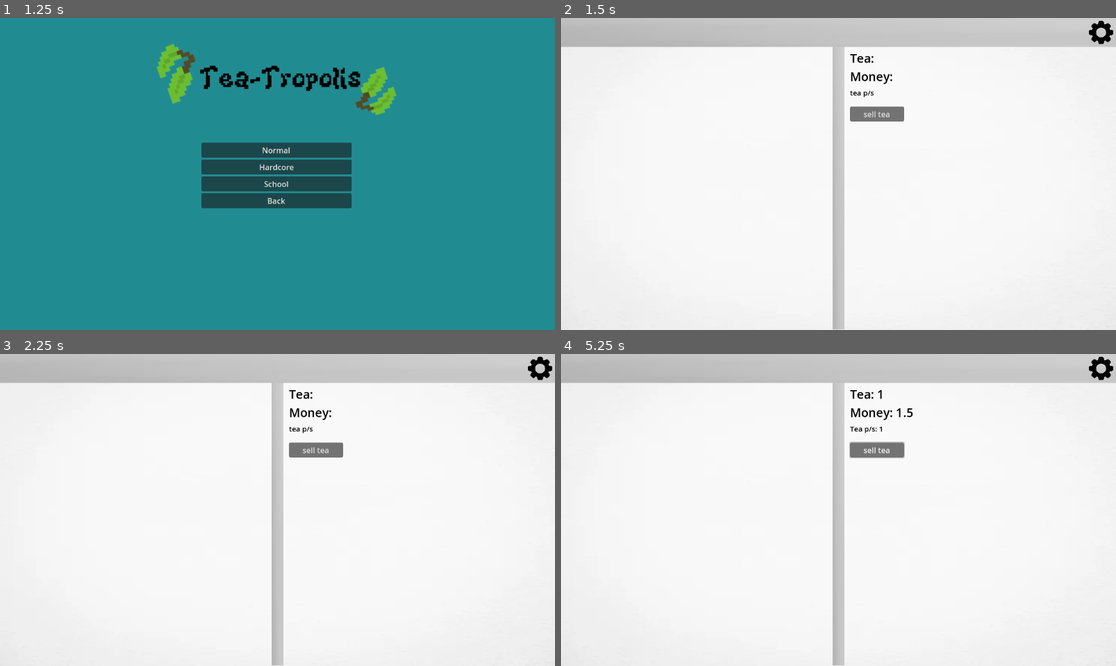
Above: before the commit, frames 1-4 (two rows, left to right).
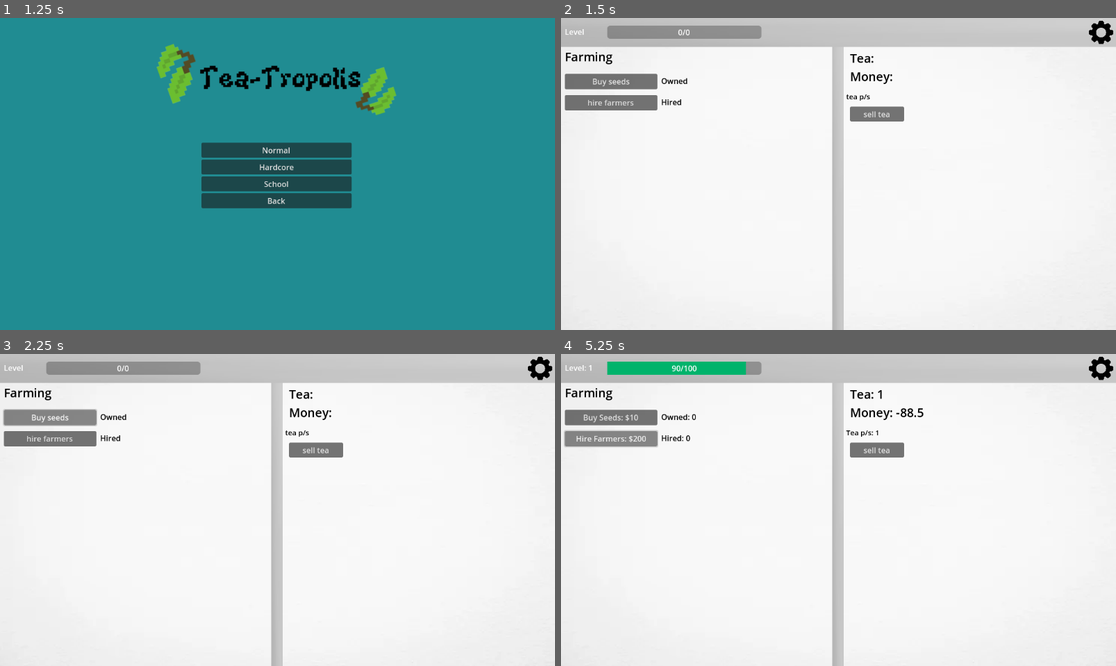
Above: after the commit, the same moments.

Repository: scarvey01/tea-tropolis
Game: Godot game, scene res://menu screens/Main Menu.tscn
The game is run twice, just before and just after one commit, with the same random seed, the same clock (stepped at 60 frames per second) and the same inputs. The project has no main scene, so this scene is started directly.
Inputs (mouse positions are in pixels of both pictures, inside the frame that each line leads up to):
- Up to frame 1 (1.25 s): click "New Game" at 0.5 s
- Up to frame 2 (1.5 s): click "School" at 1.25 s
- Up to frame 3 (2.25 s): click (49, 416) at 2 s, where only the run after the commit has a clickable "Buy seeds"
- Up to frame 4 (5.25 s): click (610, 416) at 2.75 s, where only the run after the commit has a clickable "Buy Seeds: $10"; click (610, 438) at 3.5 s, where only the run after the commit has a clickable "Hire Farmers: $100"; click "sell tea" at 4.25 s; click (610, 438) at 5 s, where only the run after the commit has a clickable "Hire Farmers: $200"

Frame 1 is identical in both runs. In frame 2, 3.4% of the frame differs, in the area x 0-57%, y 2-100%; in frame 3, 3.5%; in frame 4, 3.7%, in the area x 0-66%, y 2-100%.

Commit message:
Add files via upload

Diff:
--- a/Game (school)/tea_tropolis_school.gd
+++ b/Game (school)/tea_tropolis_school.gd
@@ -1,12 +1,21 @@
 extends Node2D
 var setting_menu_open = true
-var tea = 0
+var dark_mode = false
+var level = 1
+var xp = 90
+var levelxp = 100
+var tea = 20
 var teaps = 1
 var tea_all_time = 0
 var teatomoney = 0.5
 var money = 0
 var money_all_time = 0
-
+var money_spent = 0
+var seed_cost = 10
+var max_seed = 10
+var seed_owned = 0
+var farmer_cost = 100
+var farmer_owned = 0
 
 func _ready():
 	# Create a new Timer
@@ -25,11 +34,7 @@
 func _on_timer1_timeout(): #REFRESHES EVERYTHING
 	tea += teaps
 	tea_all_time += teaps
-	display_tea()
-	display_money()
-	display_teaps()
-	display_total_tea()
-	display_total_money()
+	update_all()
 #RIGHT SIDE OF SCREEN VALUES RIGHT SIDE OF SCREEN VALUES RIGHT SIDE OF SCREEN VALUES
 func display_tea():
 	$gui/Teaamt.text = "Tea: " + str(tea)
@@ -41,12 +46,40 @@
 	money+= tea * teatomoney
 	money_all_time+= tea * teatomoney
 	tea = 0
-
-
-
-
-
-
+func display_level():
+	$gui/Level.text = "Level: " + str(level)
+func display_needed_xp():
+	$gui/level_xp_need.text = str(xp) + "/" + str(levelxp)
+func diplay_xp_bar():
+	$gui/ProgressBar.max_value = levelxp
+	$gui/ProgressBar.min_value = 0
+	$gui/ProgressBar.value = xp
+func leveling():
+	if xp >= levelxp:
+		level += 1
+		levelxp += 50
+		xp = 0
+#BUY STUFF LEFT SIDE BUY STUFF LEFT SIDE BUY STUFF LEFT SIDE  BUY STUFF LEFT SIDE  BUY STUFF LEFT SIDE
+func _on_buy_seeds_pressed():
+	if money >= seed_cost and seed_owned <= max_seed:
+		money -= seed_cost
+		money_spent += seed_cost
+		seed_cost += 10
+		seed_owned += 1
+		xp += 10
+		teaps += 1
+func display_seed_cost():
+	$gui/Farming/buy_seeds.text = "Buy Seeds: $" + str(seed_cost)
+func _on_buy_farmers_pressed():
+	money -= farmer_cost
+	farmer_cost += 100
+	max_seed += 2
+func display_farmer_cost():
+	$"gui/Farming/Buy_farmers".text = "Hire Farmers: $" + str(farmer_cost)
+func display_seed_owned():
+	$gui/Farming/seed_owned.text = "Owned: " + str(seed_owned)
+func display_farmer_owned():
+	$gui/Farming/farmer_owned.text = "Hired: " +str(farmer_owned)
 #SETTINGS MENU SETTINGS MENU SETTINGS MENUSETTINGS MENU SETTINGS MENU SETTINGS MENU
 func openclosesettings(): #Toggles visibility of settings menu node
 	if setting_menu_open:
@@ -58,23 +91,46 @@
 		$"gui/settings menu/settings menu/settings options".visible = false
 		setting_menu_open = true
 		display_tea()
-
 func _on_settings_button_pressed():
 	openclosesettings()
-
 func _input(event):
 	if event is InputEventKey and event.pressed:
 		if event.keycode == KEY_ESCAPE:
 			openclosesettings()
-
 func _on_quit_pressed():
 	get_tree().quit()
-
 func _on_main_menu_pressed():
 	get_tree().change_scene_to_file("res://menu screens/Main Menu.tscn")
-
 func display_total_tea():
 	$"gui/settings menu/settings menu/settings options/total_tea".text = "Total Tea Collected: " + str(tea_all_time)
-
 func display_total_money():
 	$"gui/settings menu/settings menu/settings options/total_money".text = "Total Earnings: " + str(money_all_time)
+func display_money_spent():
+	$"gui/settings menu/settings menu/settings options/money_spent".text = "Money Spent: " + str(money_spent)
+func dark_mode1(): #toggles visibility of gray box
+	if dark_mode:
+		$Base/gray.visible = false
+		dark_mode = false
+	elif not dark_mode:
+		$Base/gray.visible = true
+		dark_mode = true
+func _on_darkmode_pressed():
+	dark_mode1()
+
+
+
+func update_all():
+	display_tea()
+	display_money()
+	display_teaps()
+	display_total_tea()
+	display_total_money()
+	display_money_spent()
+	display_seed_cost()
+	display_farmer_cost()
+	display_seed_owned()
+	display_farmer_owned()
+	display_level()
+	display_needed_xp()
+	diplay_xp_bar()
+	leveling()
--- a/Game (school)/tea_tropolis_school.tscn
+++ b/Game (school)/tea_tropolis_school.tscn
@@ -1,8 +1,9 @@
-[gd_scene load_steps=8 format=3 uid="uid://du3qtyr67kyc5"]
+[gd_scene load_steps=11 format=3 uid="uid://du3qtyr67kyc5"]
 
 [ext_resource type="Texture2D" uid="uid://bib4evy7tlg0x" path="res://Game (school)/textures/abstract-surface-textures-white-concrete-stone-wall_74190-8189.png" id="1_4hdnx"]
 [ext_resource type="Script" uid="uid://bt5b3rvjng254" path="res://Game (school)/tea_tropolis_school.gd" id="1_66eql"]
 [ext_resource type="Texture2D" uid="uid://bchw2ll5wfabf" path="res://Game (school)/textures/smooth-gray-background-with-high-quality_53876-124606.png" id="2_v3kle"]
+[ext_resource type="Texture2D" uid="uid://b1tedpbkbypj" path="res://Game (school)/textures/gray background 2.png" id="3_yk80m"]
 [ext_resource type="Texture2D" uid="uid://cuuvr8ldkwgls" path="res://Game (school)/textures/button icons/settings.png" id="4_66eql"]
 
 [sub_resource type="GDScript" id="GDScript_66eql"]
@@ -13,6 +14,11 @@
 [sub_resource type="Theme" id="Theme_66eql"]
 
 [sub_resource type="Theme" id="Theme_yk80m"]
+
+[sub_resource type="Theme" id="Theme_7gw3p"]
+
+[sub_resource type="StyleBoxFlat" id="StyleBoxFlat_61ta2"]
+bg_color = Color(2.98411e-06, 0.701272, 0.419457, 1)
 
 [node name="Tea-Tropolis School" type="Node2D"]
 script = ExtResource("1_66eql")
@@ -27,11 +33,25 @@
 texture = ExtResource("1_4hdnx")
 metadata/_edit_lock_ = true
 
-[node name="TextureRect" type="TextureRect" parent="Base"]
-offset_left = 564.0
-offset_top = 29.0
-offset_right = 1304.0
-offset_bottom = 522.0
+[node name="gray" type="TextureRect" parent="Base"]
+visible = false
+offset_right = 1152.0
+offset_bottom = 648.0
+texture = ExtResource("3_yk80m")
+metadata/_edit_lock_ = true
+
+[node name="middle bar" type="TextureRect" parent="Base"]
+anchors_preset = 8
+anchor_left = 0.5
+anchor_top = 0.5
+anchor_right = 0.5
+anchor_bottom = 0.5
+offset_left = -13.0
+offset_top = -293.0
+offset_right = 727.0
+offset_bottom = 200.0
+grow_horizontal = 2
+grow_vertical = 2
 scale = Vector2(0.0318345, 1.2537)
 texture = ExtResource("2_v3kle")
 
@@ -76,10 +96,10 @@
 text = "Money: "
 
 [node name="tea_ps" type="RichTextLabel" parent="gui"]
-offset_left = 600.0
-offset_top = 144.0
-offset_right = 1144.0
-offset_bottom = 184.0
+offset_left = 592.0
+offset_top = 152.0
+offset_right = 1136.0
+offset_bottom = 192.0
 theme_override_colors/default_color = Color(0, 0, 0, 1)
 theme_override_font_sizes/normal_font_size = 15
 text = "tea p/s"
@@ -153,10 +173,10 @@
 language = "english"
 
 [node name="dark mode label" type="RichTextLabel" parent="gui/settings menu/settings menu/settings options"]
-offset_left = 272.0
-offset_top = 160.0
-offset_right = 664.0
-offset_bottom = 208.0
+offset_left = 262.0
+offset_top = 164.0
+offset_right = 654.0
+offset_bottom = 212.0
 theme = SubResource("Theme_yk80m")
 theme_override_colors/default_color = Color(0, 0, 0, 1)
 text = "Dark mode"
@@ -164,7 +184,7 @@
 vertical_alignment = 1
 language = "english"
 
-[node name="CheckButton" type="CheckButton" parent="gui/settings menu/settings menu/settings options"]
+[node name="darkmode" type="CheckButton" parent="gui/settings menu/settings menu/settings options"]
 anchors_preset = -1
 anchor_right = 0.035
 anchor_bottom = 0.025
@@ -203,9 +223,94 @@
 theme_override_colors/default_color = Color(0, 0, 0, 1)
 text = "Money all time:  "
 
+[node name="money_spent" type="RichTextLabel" parent="gui/settings menu/settings menu/settings options"]
+offset_left = 416.0
+offset_top = 272.0
+offset_right = 744.0
+offset_bottom = 312.0
+theme_override_colors/default_color = Color(0, 0, 0, 1)
+text = "Money spent all time:  "
+
+[node name="Farming" type="CanvasLayer" parent="gui"]
+
+[node name="Farming" type="RichTextLabel" parent="gui/Farming"]
+offset_left = 8.0
+offset_top = 63.0
+offset_right = 112.0
+offset_bottom = 103.0
+theme_override_colors/default_color = Color(0, 0, 0, 1)
+theme_override_font_sizes/normal_font_size = 25
+text = "Farming"
+
+[node name="buy_seeds" type="Button" parent="gui/Farming"]
+offset_left = 8.0
+offset_top = 116.0
+offset_right = 200.0
+offset_bottom = 148.0
+text = "Buy seeds"
+
+[node name="Buy_farmers" type="Button" parent="gui/Farming"]
+offset_left = 8.0
+offset_top = 160.0
+offset_right = 200.0
+offset_bottom = 192.0
+text = "hire farmers
+"
+
+[node name="seed_owned" type="RichTextLabel" parent="gui/Farming"]
+anchors_preset = -1
+anchor_right = 0.139
+anchor_bottom = 0.086
+offset_left = 208.0
+offset_top = 119.0
+offset_right = 215.872
+offset_bottom = 103.272
+theme_override_colors/default_color = Color(0, 0, 0, 1)
+text = "Owned"
+
+[node name="farmer_owned" type="RichTextLabel" parent="gui/Farming"]
+anchors_preset = -1
+anchor_right = 0.139
+anchor_bottom = 0.086
+offset_left = 208.0
+offset_top = 163.0
+offset_right = 215.872
+offset_bottom = 147.272
+theme_override_colors/default_color = Color(0, 0, 0, 1)
+text = "Hired"
+
+[node name="Level" type="RichTextLabel" parent="gui"]
+offset_left = 8.0
+offset_top = 17.0
+offset_right = 88.0
+offset_bottom = 65.0
+text = "Level"
+
+[node name="ProgressBar" type="ProgressBar" parent="gui"]
+offset_left = 96.0
+offset_top = 16.0
+offset_right = 416.0
+offset_bottom = 43.0
+theme = SubResource("Theme_7gw3p")
+theme_override_styles/fill = SubResource("StyleBoxFlat_61ta2")
+step = 1.0
+show_percentage = false
+
+[node name="level_xp_need" type="RichTextLabel" parent="gui"]
+offset_left = 96.0
+offset_top = 18.0
+offset_right = 416.0
+offset_bottom = 42.0
+text = "0/0"
+horizontal_alignment = 1
+
 [connection signal="pressed" from="gui/settings button" to="." method="_on_settings_button_pressed"]
 [connection signal="pressed" from="gui/sell_tea" to="." method="_on_sell_tea_pressed"]
 [connection signal="pressed" from="gui/sell_tea" to="." method="_on_button_pressed"]
 [connection signal="visibility_changed" from="gui/settings menu/settings menu" to="." method="_on_settings_menu_visibility_changed"]
+[connection signal="pressed" from="gui/settings menu/settings menu/settings options/darkmode" to="." method="_on_darkmode_pressed"]
 [connection signal="pressed" from="gui/settings menu/settings menu/settings options/VBoxContainer/main menu" to="." method="_on_main_menu_pressed"]
 [connection signal="pressed" from="gui/settings menu/settings menu/settings options/VBoxContainer/quit" to="." method="_on_quit_pressed"]
+[connection signal="pressed" from="gui/Farming/buy_seeds" to="." method="_on_buy_seeds_pressed"]
+[connection signal="pressed" from="gui/Farming/Buy_farmers" to="." method="_on_buy_seeds_pressed"]
+[connection signal="pressed" from="gui/Farming/Buy_farmers" to="." method="_on_buy_farmers_pressed"]
--- a/project.godot
+++ b/project.godot
@@ -10,7 +10,7 @@
 
 [application]
 
-config/name="Tea-Tropolis ver. 1"
+config/name="Tea-Tropolis ver. 1.1"
 config/features=PackedStringArray("4.4", "GL Compatibility")
 config/icon="res://icon.svg"
 
Binary file added: Game (school)/textures/gray background 2.png
Not shown, added: Game (school)/textures/gray background 2.png.import
Not shown: 1 places in menu screens/Mode Select.tscn that only renumber resources
